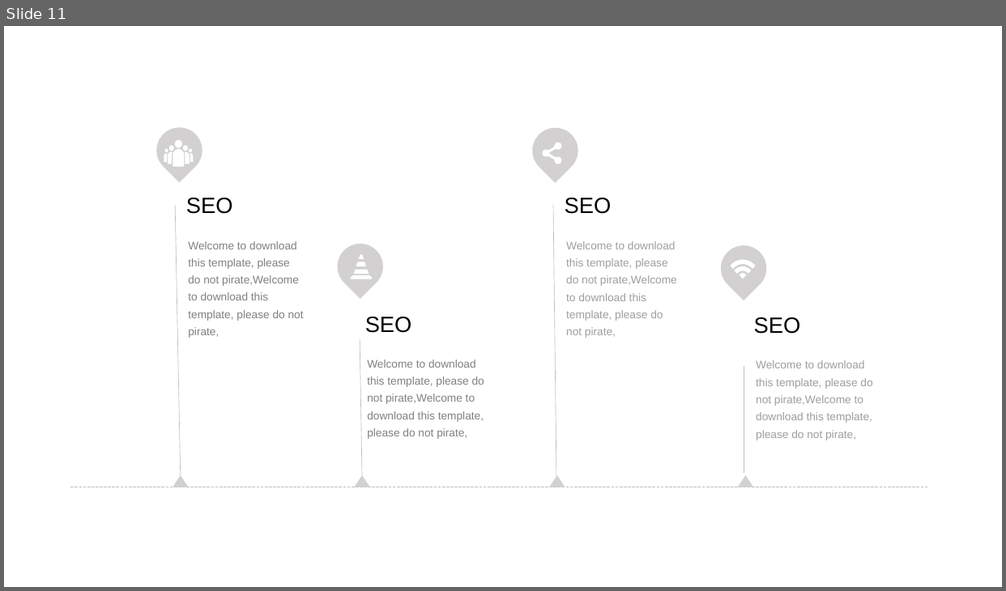
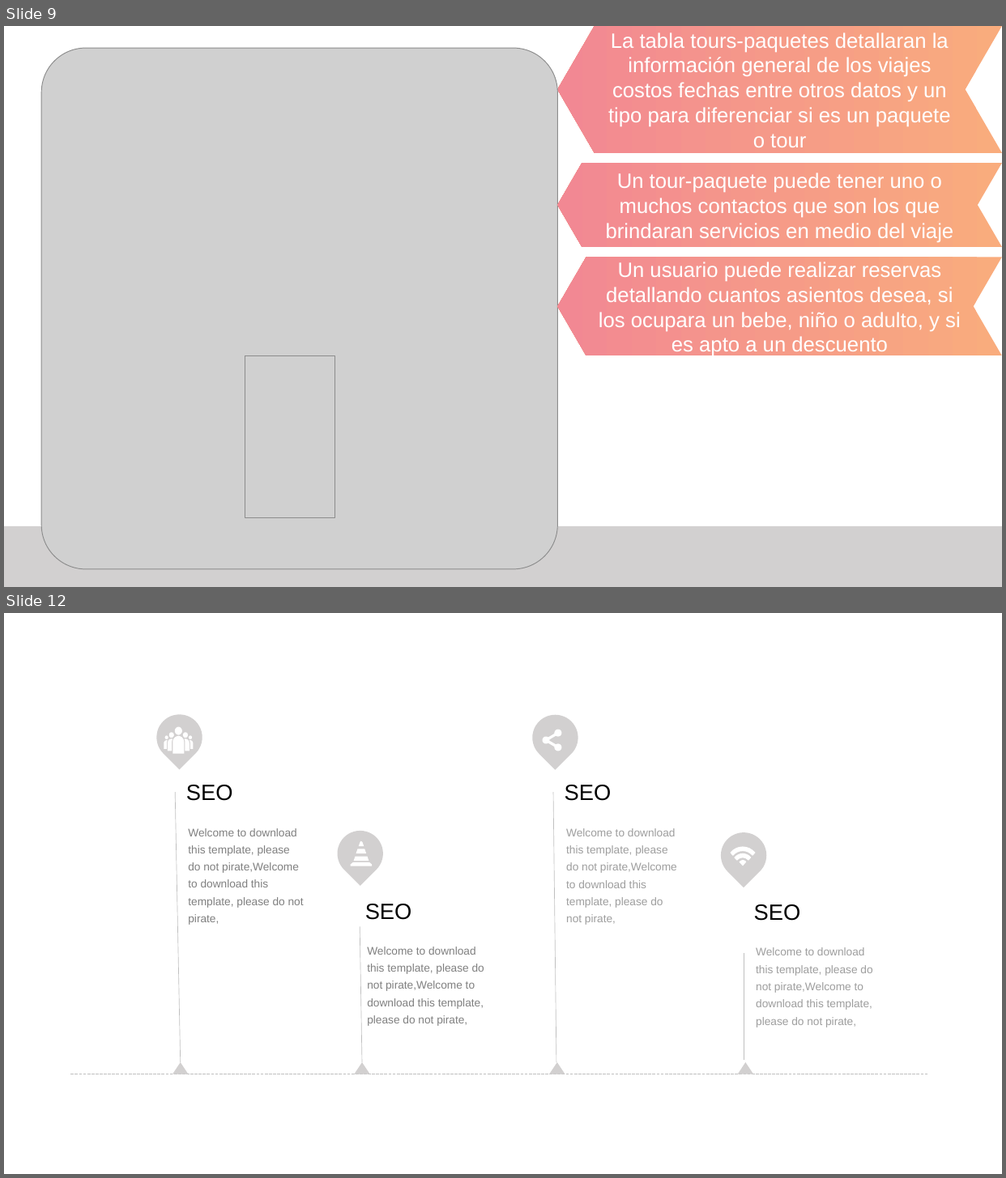
Before and after one commit to AbiPineda/SistemaAgencia, a slide deck: Documentacion/Base de Datos - Agencia de Viajes.pptx. Shown one above the other, each under a label of ours: slide 11 before the commit, slides 9 and 12 after it; the slides between them are not shown. The pictures are 1006x591 and 1006x1178 pixels, drawn with LibreOffice and Linux fonts; fonts in the diff are those of the drawing; grey boxes stand for pictures. Boxes give left, top, right and bottom in pixels: in the first picture for what was removed or moved away, otherwise in the second. Text is boxed around its words. In the diff, an @@ line names an element or a change of style, - is before the commit and + after.

```diff
--- a/Documentacion/Base de Datos - Agencia de Viajes.pptx
+++ b/Documentacion/Base de Datos - Agencia de Viajes.pptx
@@ slide 9 added at (x1=4, y1=26, x2=1002, y2=587), background #FFFFFF @@
@@ picture added at (x1=41, y1=48, x2=558, y2=570) @@
@@ chevron added at (x1=558, y1=26, x2=1002, y2=153), fill gradient #F9AC7D to #F28893, 20 pt, text #FFFFFF @@
+La tabla tours-paquetes detallaran la información general de los viajes costos fechas entre otros datos y un tipo para diferenciar si es un paquete o tour
@@ chevron added at (x1=558, y1=163, x2=1002, y2=247), fill gradient #F9AC7D to #F28893, 20 pt, text #FFFFFF @@
+Un tour-paquete puede tener uno o muchos contactos que son los que brindaran servicios en medio del viaje
@@ chevron added at (x1=558, y1=258, x2=1002, y2=356), fill gradient #F9AC7D to #F28893, 20 pt, text #FFFFFF @@
+Un usuario puede realizar reservas detallando cuantos asientos desea, si los ocupara un bebe, niño o adulto, y si es apto a un descuento
@@ picture added at (x1=245, y1=356, x2=335, y2=518) @@
@@ rectangle added at (x1=4, y1=527, x2=1002, y2=587), fill #D2D0D0 @@
@@ what was slide 11 is now slide 12 @@
```
Also in this commit, not shown: 3 slides changed, 5 other slides added, 5 slides removed, 1 other file.
